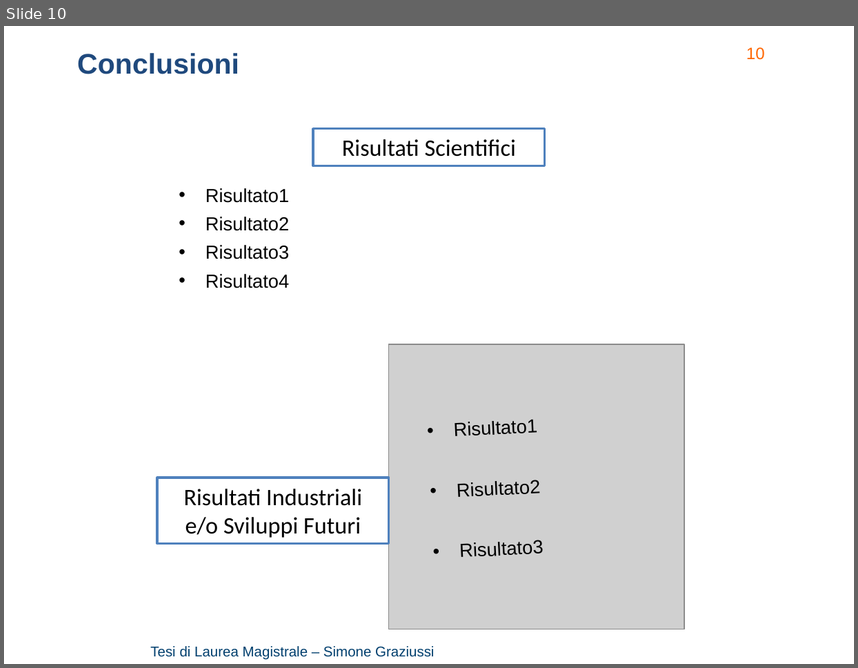
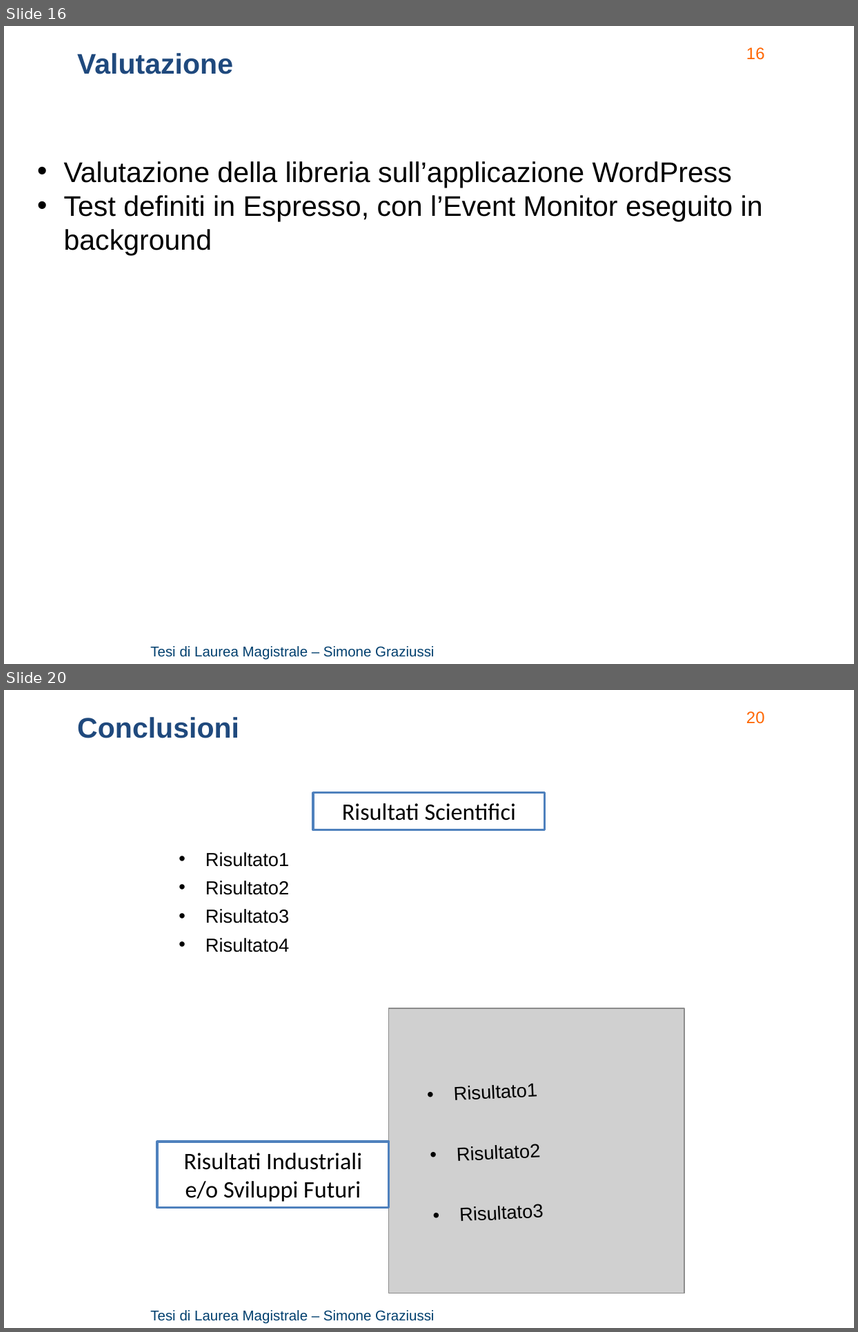
Before and after one commit to Simone3/Thesis, a slide deck: Presentation/Presentation.pptx. Shown one above the other, each under a label of ours: slide 10 before the commit, slides 16 and 20 after it; the slides between them are not shown. The pictures are 858x668 and 858x1332 pixels, drawn with LibreOffice and Linux fonts; fonts in the diff are those of the drawing; grey boxes stand for pictures; background and template pictures are left out. Boxes give left, top, right and bottom in pixels: in the first picture for what was removed or moved away, otherwise in the second. Text is boxed around its words. In the diff, an @@ line names an element or a change of style, - is before the commit and + after.

Commit message:
Presentation: preliminary version of events part

```diff
--- a/Presentation/Presentation.pptx
+++ b/Presentation/Presentation.pptx
@@ slide 16 added at (x1=4, y1=26, x2=854, y2=664), background picture (left out); not listed: 2 template elements that a slide beside it also shows @@
@@ text added at (x1=77, y1=53, x2=233, y2=74), 24 pt, text #1F497D, bold @@
+Valutazione
@@ text added at (x1=64, y1=161, x2=763, y2=255), 24 pt, text #000000 @@
+• Valutazione della libreria sull’applicazione WordPress
+• Test definiti in Espresso, con l’Event Monitor eseguito in background
@@ what was slide 10 is now slide 20 @@
@@ page number at (x1=746, y1=711, x2=765, y2=724): text changed @@
-10
+20
```
Also in this commit, not shown: 9 other slides added, 1 other file.
